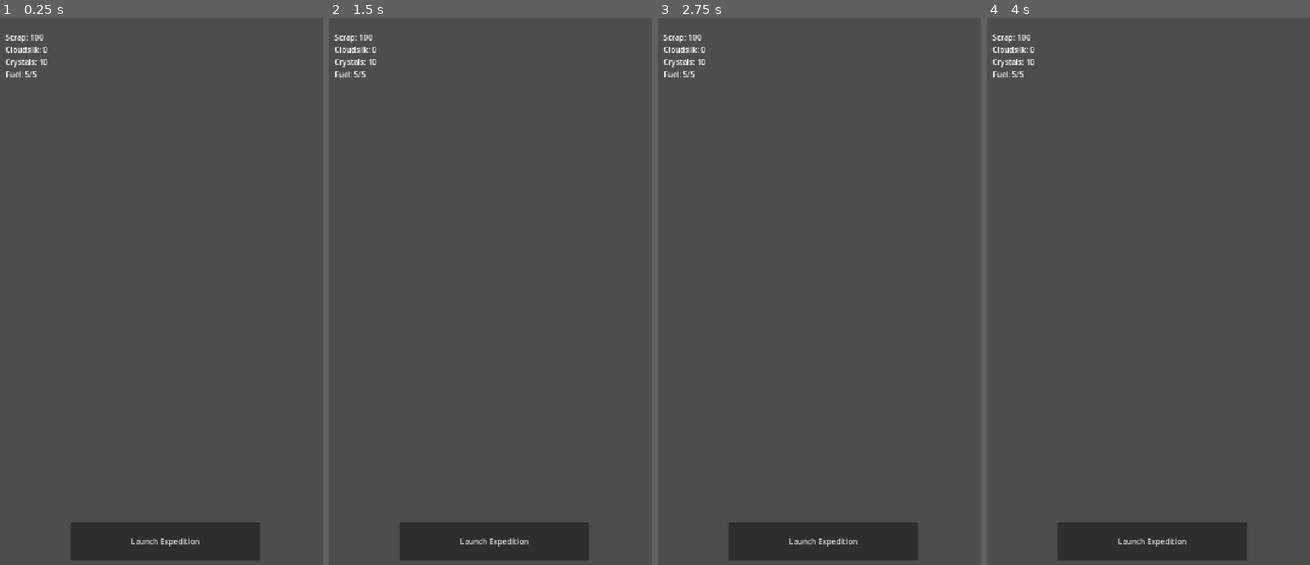
Above: before the commit, frames 1-4 (left to right).
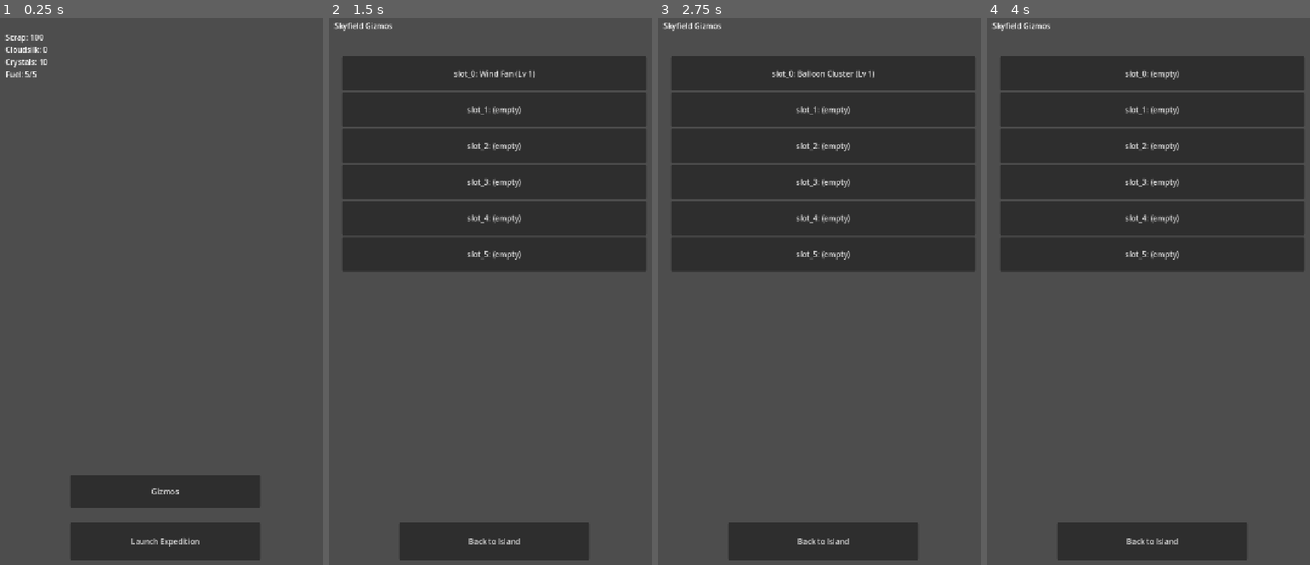
Above: after the commit, the same moments.

Repository: Graydyn/windfall-isle
Game: Godot game, scene res://game/main.tscn
Same seed, same stepped clock (60 frames per second), same inputs: the game is played once before the commit and once after it.
Inputs (mouse positions are in pixels of both pictures, inside the frame that each line leads up to):
- Up to frame 1 (0.25 s): no input
- Up to frame 2 (1.5 s): click (493, 493) at 0.5 s, where only the run after the commit has a clickable "Gizmos"; click (493, 72) at 1.25 s, where only the run after the commit has a clickable "slot_0: (empty)"
- Up to frame 3 (2.75 s): click (822, 72) at 2 s, where only the run after the commit has a clickable "slot_0: Wind Fan (Lv 1)"
- Up to frame 4 (4 s): click (1151, 72) at 2.75 s, where only the run after the commit has a clickable "slot_0: Balloon Cluster (Lv 1)"; click (1151, 72) at 3.5 s, where only the run after the commit has a clickable "slot_0: Crystal Prism (Lv 1)"

The runs differ from the first frame. In frame 1, 3.5% of the frame differs, in the area x 21-81%, y 83-90%; in frame 2, 35%; in frame 3, 35%; in frame 4, 35%, in the area x 1-99%, y 0-97%.

Commit message:
feat: add gizmo loadout screen with slot cycling and persistence
Co-Authored-By: Claude Fable 5 <noreply@anthropic.com>

Diff:
--- a/game/main.gd
+++ b/game/main.gd
@@ -10,6 +10,7 @@
 func _ready() -> void:
 	Economy.balance_changed.connect(_on_balance_changed)
 	launch_button.pressed.connect(_on_launch_pressed)
+	$GizmosButton.pressed.connect(_on_gizmos_pressed)
 	$RefreshTimer.timeout.connect(_refresh)
 	_refresh()
 
@@ -38,3 +39,7 @@
 		return
 	GameState.save_game()
 	get_tree().change_scene_to_file("res://game/run/salvage_run.tscn")
+
+
+func _on_gizmos_pressed() -> void:
+	get_tree().change_scene_to_file("res://game/ui/loadout_screen.tscn")
--- a/game/main.tscn
+++ b/game/main.tscn
@@ -21,6 +21,13 @@
 offset_bottom = 1160.0
 text = "Launch Expedition"
 
+[node name="GizmosButton" type="Button" parent="."]
+offset_left = 160.0
+offset_top = 980.0
+offset_right = 560.0
+offset_bottom = 1050.0
+text = "Gizmos"
+
 [node name="RefreshTimer" type="Timer" parent="."]
 wait_time = 1.0
 autostart = true
--- /dev/null
+++ b/game/ui/loadout_screen.gd
@@ -0,0 +1,57 @@
+extends Control
+## Pre-run gizmo slotting (spec 3.3): one row per skyfield slot; tapping a
+## row cycles through the owned gizmos not already used in another slot.
+## Placement is the player's skill expression, so this screen stays dumb:
+## all rules live in GizmoLoadout.
+
+var region_id := "region_1"
+
+var _slots: Array = []
+
+@onready var rows: VBoxContainer = $Rows
+
+
+func _ready() -> void:
+	var region: Dictionary = DataDefs.skyfield(region_id)
+	_slots = []
+	for i in (region.get("gizmo_slots", []) as Array).size():
+		_slots.append("slot_%d" % i)
+	$BackButton.pressed.connect(_on_back_pressed)
+	_rebuild()
+
+
+func _rebuild() -> void:
+	for child in rows.get_children():
+		child.queue_free()
+	var loadout := GizmoLoadout.loadout_for(GameState.data["gizmos"], region_id)
+	for slot in _slots:
+		var button := Button.new()
+		button.custom_minimum_size = Vector2(0, 72)
+		button.text = _row_text(slot, String(loadout.get(slot, "")))
+		button.pressed.connect(_on_slot_pressed.bind(slot))
+		rows.add_child(button)
+
+
+func _row_text(slot: String, gizmo_id: String) -> String:
+	if gizmo_id == "":
+		return "%s: (empty)" % slot
+	var def: Dictionary = (DataDefs.gizmos.get("defs", {}) as Dictionary).get(gizmo_id, {})
+	var level := int(GizmoLoadout.owned(GameState.data["gizmos"]).get(gizmo_id, 1))
+	return "%s: %s (Lv %d)" % [slot, String(def.get("name", gizmo_id)), level]
+
+
+func _on_slot_pressed(slot: String) -> void:
+	var gizmos_state: Dictionary = GameState.data["gizmos"]
+	var loadout := GizmoLoadout.loadout_for(gizmos_state, region_id)
+	var used: Array = []
+	for other_slot in loadout:
+		if other_slot != slot:
+			used.append(loadout[other_slot])
+	var next := GizmoLoadout.next_choice(String(loadout.get(slot, "")), GizmoLoadout.owned(gizmos_state).keys(), used)
+	GizmoLoadout.set_slot(gizmos_state, region_id, slot, next)
+	_rebuild()
+
+
+func _on_back_pressed() -> void:
+	GameState.save_game()
+	get_tree().change_scene_to_file("res://game/main.tscn")
--- /dev/null
+++ b/game/ui/loadout_screen.tscn
@@ -0,0 +1,29 @@
+[gd_scene load_steps=2 format=3]
+
+[ext_resource type="Script" path="res://game/ui/loadout_screen.gd" id="1_ls"]
+
+[node name="LoadoutScreen" type="Control"]
+anchors_preset = 15
+anchor_right = 1.0
+anchor_bottom = 1.0
+script = ExtResource("1_ls")
+
+[node name="Title" type="Label" parent="."]
+offset_left = 24.0
+offset_top = 24.0
+offset_right = 500.0
+offset_bottom = 64.0
+text = "Skyfield Gizmos"
+
+[node name="Rows" type="VBoxContainer" parent="."]
+offset_left = 40.0
+offset_top = 100.0
+offset_right = 680.0
+offset_bottom = 640.0
+
+[node name="BackButton" type="Button" parent="."]
+offset_left = 160.0
+offset_top = 1080.0
+offset_right = 560.0
+offset_bottom = 1160.0
+text = "Back to Island"
--- /dev/null
+++ b/tests/test_loadout_screen.gd
@@ -0,0 +1,45 @@
+extends GutTest
+
+const LoadoutScene := preload("res://game/ui/loadout_screen.tscn")
+const TEST_SAVE := "user://test_loadout.json"
+
+var screen
+
+
+func before_each() -> void:
+	GameState._io = SaveIO.new(TEST_SAVE)
+	GameState.data = SaveSchema.default_data(DataDefs.economy, DataDefs.gizmos)
+	screen = add_child_autofree(LoadoutScene.instantiate())
+	await wait_frames(1)
+
+func after_all() -> void:
+	var dir := DirAccess.open("user://")
+	for f in ["test_loadout.json", "test_loadout.json.tmp", "test_loadout.json.bak"]:
+		if dir.file_exists(f):
+			dir.remove(f)
+	GameState._io = SaveIO.new()
+	GameState.load_game(DataDefs.economy, TimeUtil.now(), DataDefs.gizmos)
+
+
+func test_builds_one_row_per_region_slot() -> void:
+	assert_eq(screen.get_node("Rows").get_child_count(), 6, "region_1 has 6 gizmo slots")
+
+func test_tapping_a_row_cycles_the_slot() -> void:
+	screen._on_slot_pressed("slot_0")
+	var loadout := GizmoLoadout.loadout_for(GameState.data["gizmos"], "region_1")
+	assert_true(loadout.has("slot_0"))
+	assert_true(GizmoLoadout.owned(GameState.data["gizmos"]).has(loadout["slot_0"]))
+
+func test_cycling_past_all_options_returns_to_empty() -> void:
+	var owned_count: int = GizmoLoadout.owned(GameState.data["gizmos"]).size()
+	for i in owned_count + 1:
+		screen._on_slot_pressed("slot_0")
+	assert_eq(GizmoLoadout.loadout_for(GameState.data["gizmos"], "region_1"), {},
+		"one full cycle lands back on empty")
+
+func test_same_gizmo_cannot_occupy_two_slots() -> void:
+	screen._on_slot_pressed("slot_0")
+	var first: String = GizmoLoadout.loadout_for(GameState.data["gizmos"], "region_1")["slot_0"]
+	screen._on_slot_pressed("slot_1")
+	var second: String = GizmoLoadout.loadout_for(GameState.data["gizmos"], "region_1").get("slot_1", "")
+	assert_ne(first, second, "slot_1's first option skips what slot_0 holds")
--- a/tests/test_main_boot.gd
+++ b/tests/test_main_boot.gd
@@ -29,3 +29,6 @@
 	GameState.data["fuel"]["updated_at"] = TimeUtil.now()
 	main._refresh()
 	assert_true(main.get_node("LaunchButton").disabled)
+
+func test_gizmos_button_exists() -> void:
+	assert_not_null(main.get_node_or_null("GizmosButton"))
Not shown, added: game/ui/loadout_screen.gd.uid
Not shown, added: tests/test_loadout_screen.gd.uid
